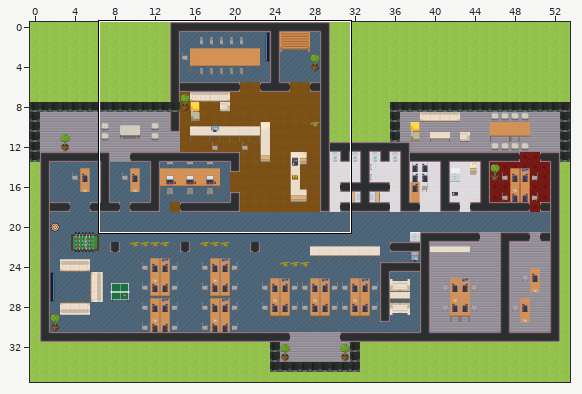
Tiled map (JSON): elunic-office.tmj. The first picture is a wide view before the edit; the outline marks the close-up.
Close-up. As it was:
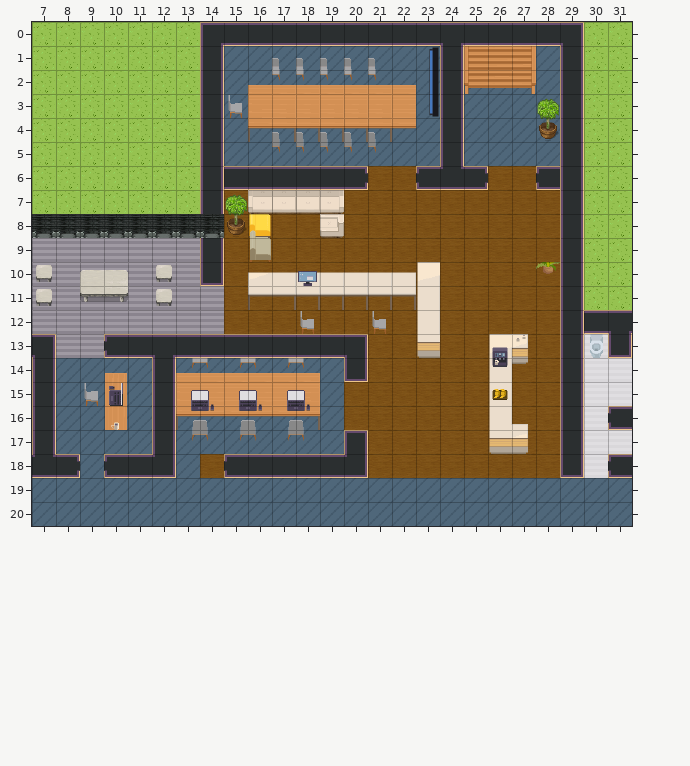
Cells are 32x32 px. Shown: x 7..31, y 0..20. The commit also changed other parts of the map, which this record leaves out.
The same view after the edit:
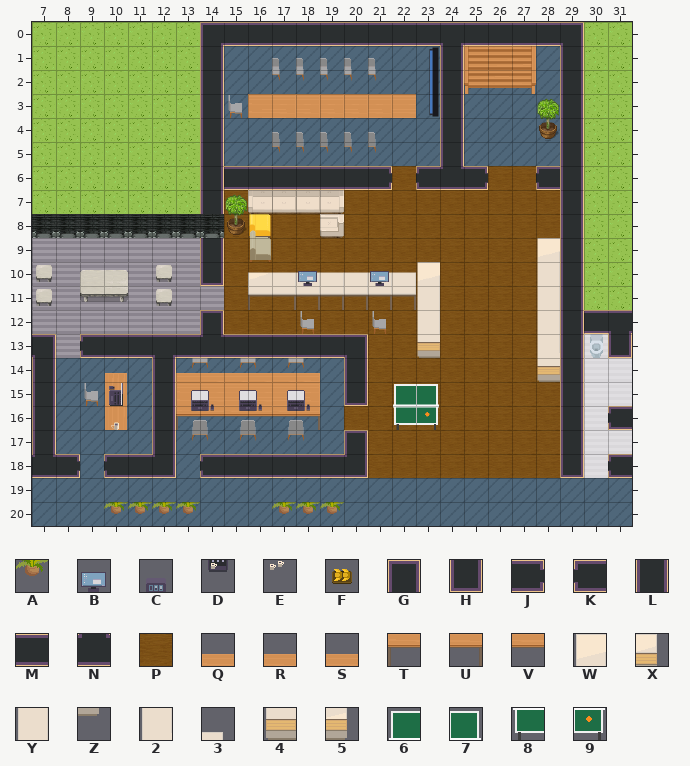
Key: from "WA_Decoration": A 70; from "WA_Miscellaneous": B 1, C 46, D 56, E 58, F 104; from "WA_Room_Builder": G 31, H 56, J 63, K 65, L 102, M 104, N 110, P 377; from "WA_Tables": Q 0, R 1, S 3, T 20, U 21, V 23, W 70, X 71, Y 80, Z 81, 2 100, 3 101, 4 110, 5 111; from "elunic_custom": 6 3, 7 4, 8 11, 9 12.
_ is an empty cell.
What changed:
Layer "floor/floor1":
Tile P gives way to one hidden under a higher layer in row 18 at x 14.
Layer "walls/walls1":
The author put tile G in row 12 at x 14.
The author put tile H in row 15 at x 20.
The author put tile J in row 6 at x 21.
The author put tile K in row 13 at x 9; in row 18 at x 14.
Tile H becomes tile L in row 14 at x 20.
Tile J becomes tile M in row 6 at x 20.
Tile K becomes tile M in row 13 at x 10; in row 18 at x 15.
Tile M becomes tile N in row 13 at x 14.
Layer "furniture/furniture1":
The author put tile 2 in row 13 at x 28.
The author put tile 4 in row 14 at x 28.
The author put tile 6 in row 15 at x 22.
The author put tile 7 in row 15 at x 23.
The author put tile 8 in row 16 at x 22.
The author put tile 9 in row 16 at x 23.
The author put tile A in row 20 at x 10 to 13 and 17 to 19.
The author put tile W in row 9 at x 28.
Tile A becomes tile Y in row 10 at x 28.
The author put tile Y in rows 11 to 12 at x 28.
The author cleared tile T in row 4 at x 16.
The author cleared tile U in row 4 at x 17 to 21.
The author cleared tile V in row 4 at x 22.
Layer "furniture/furniture2":
The author put tile B in row 10 at x 21.
The author cleared tile 2 in row 16 at x 26.
The author cleared tile 4 in row 17 at x 26.
The author cleared tile 5 in row 17 at x 27.
The author cleared tile W in row 13 at x 26.
The author cleared tile X in row 13 at x 27.
The author cleared tile Y in rows 14 to 15 at x 26.
The author cleared tile Z in row 14 at x 27.
Layer "furniture/furniture3":
The author cleared tile C in row 13 at x 26.
The author cleared tile D in row 14 at x 26.
The author cleared tile E in row 13 at x 27.
The author cleared tile F in row 15 at x 26.
Layer "above/above1":
The author cleared tile 3 in row 16 at x 27.
The author cleared tile Q in row 2 at x 16.
The author cleared tile R in row 2 at x 17 to 21.
The author cleared tile S in row 2 at x 22.
